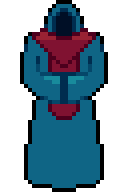
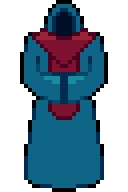
Before/after of a (128, 192) layered artwork. What changed in the layer stack:
painted on "lineart" over (24, 108, 104, 188)
